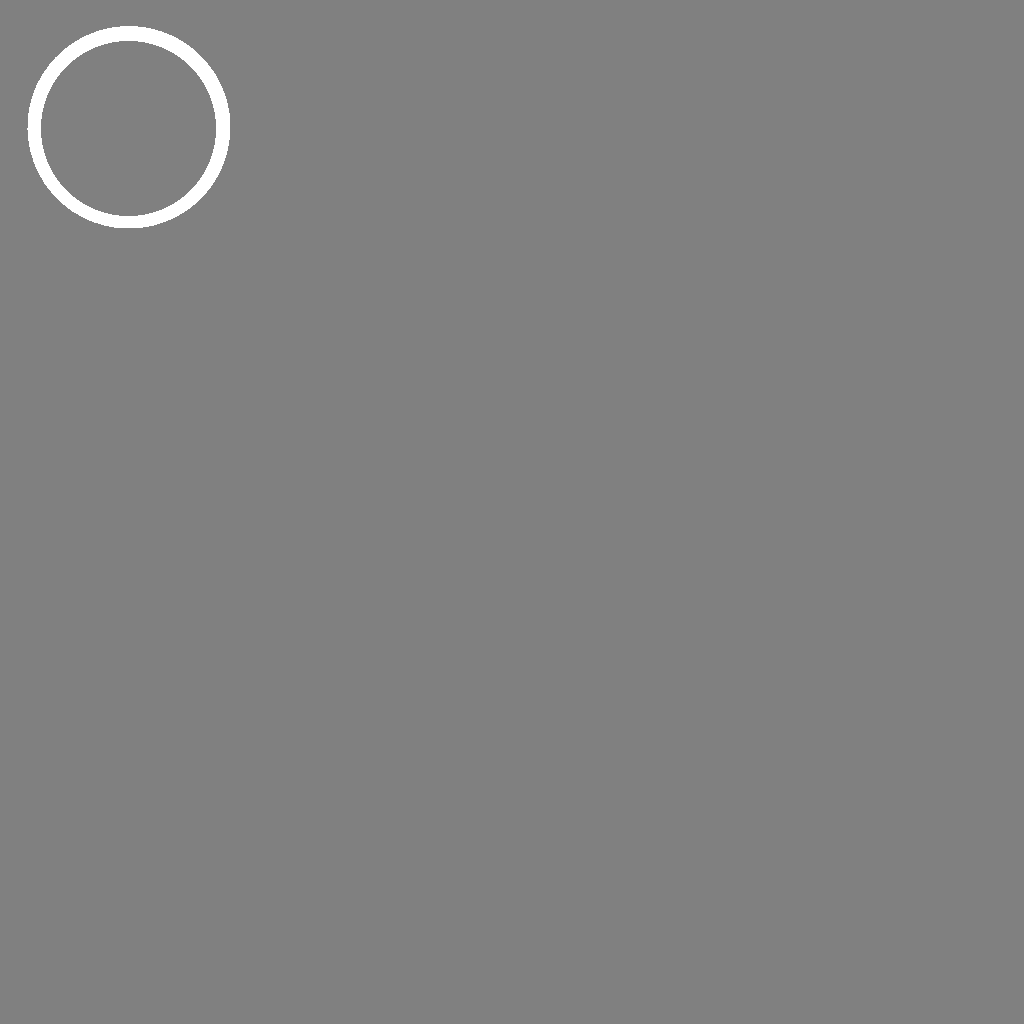
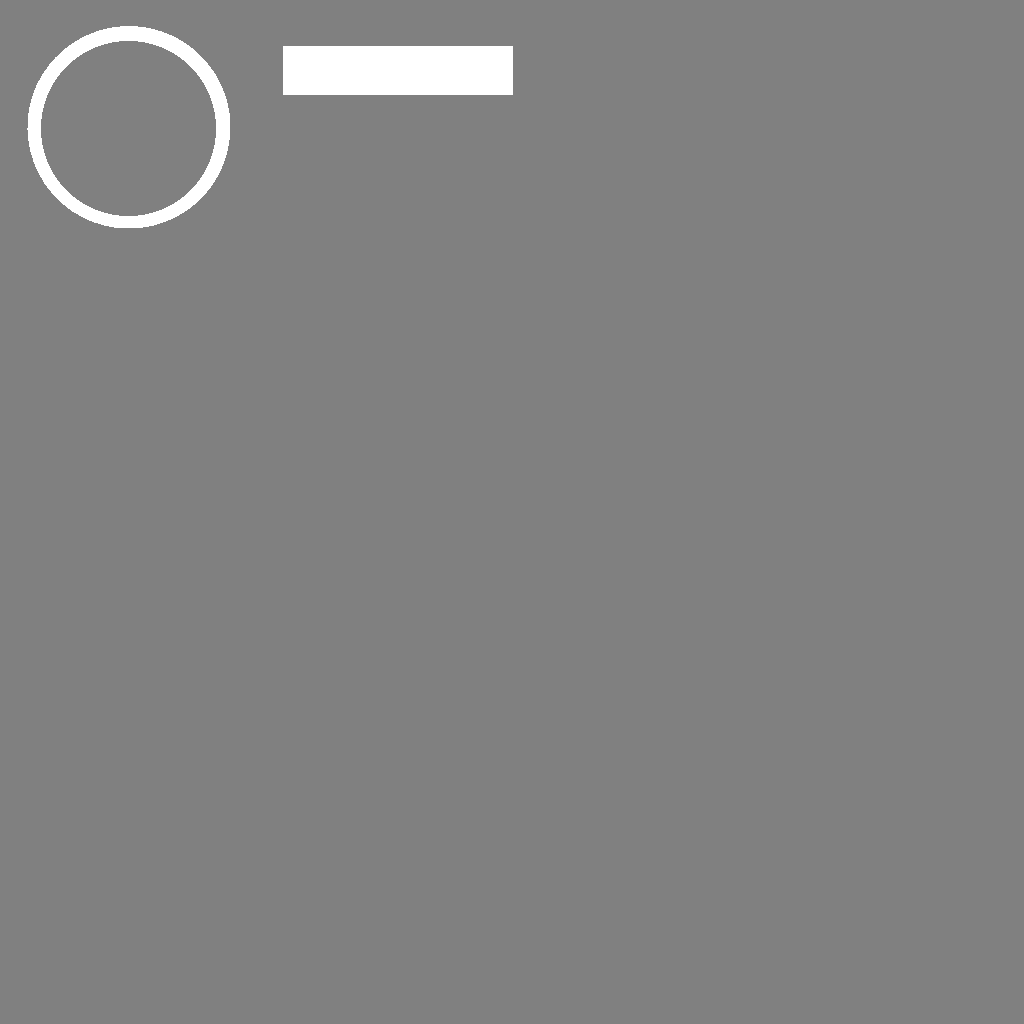
Before/after of a 1024px x 1024px layered artwork. What changed in the layer stack:
painted on "Camada 1" over [283, 46, 513, 95]
